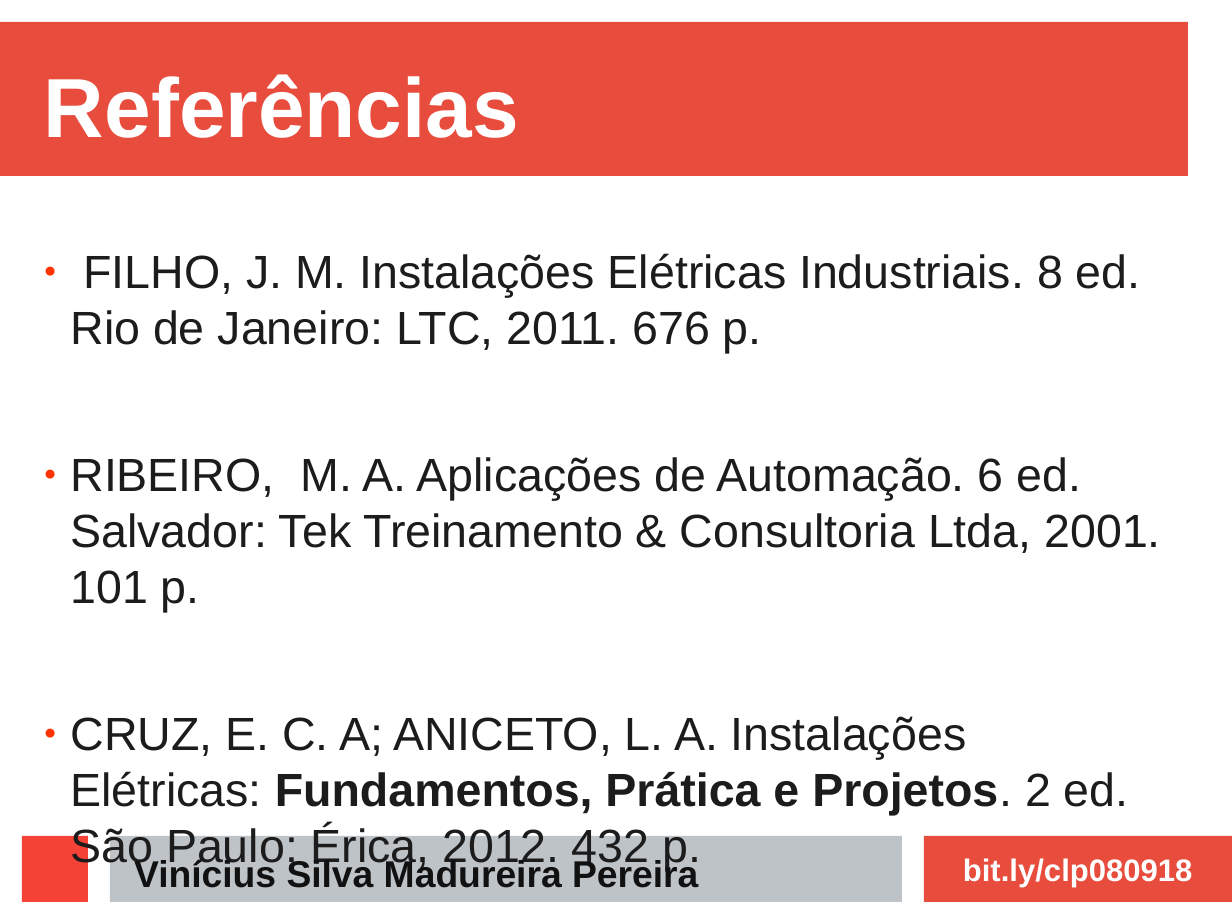
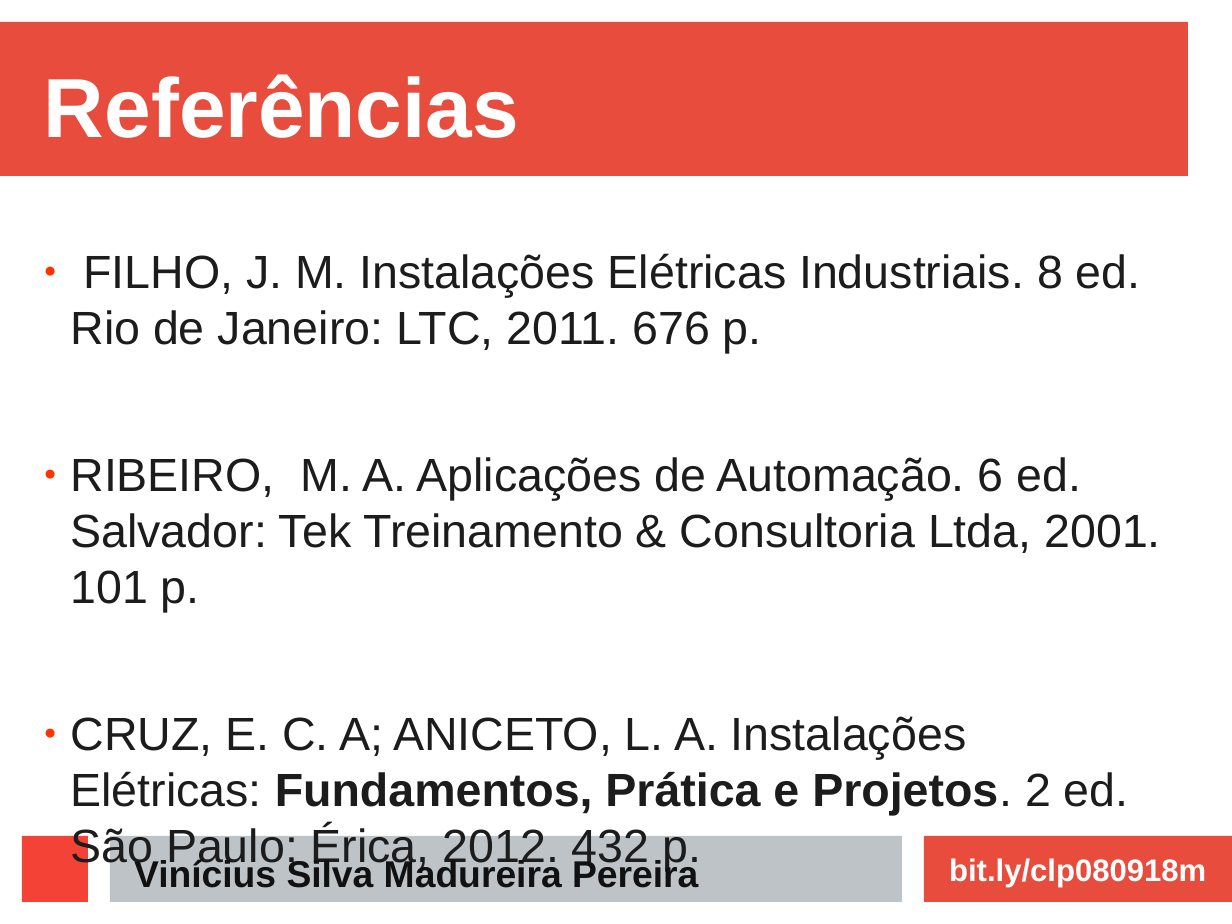
Before and after one commit to ViniciusMadureira/etec, a slide deck: slide 9 of plcs/080918/apresentacao_001.odp. Drawn at 1232x924 pixels with LibreOffice and Linux fonts; fonts in the diff are those of the drawing. Boxes give left, top, right and bottom in pixels: in the first picture for what was removed or moved away, otherwise in the second. Text is boxed around its words. In the diff, an @@ line names an element or a change of style, - is before the commit and + after.

```diff
--- a/plcs/080918/apresentacao_001.odp
+++ b/plcs/080918/apresentacao_001.odp
@@ text at (949, 858, 1206, 887): text changed @@
-bit.ly/clp080918
+bit.ly/clp080918m
```
Also in this commit, not shown: 10 other slides changed, 1 other file.
